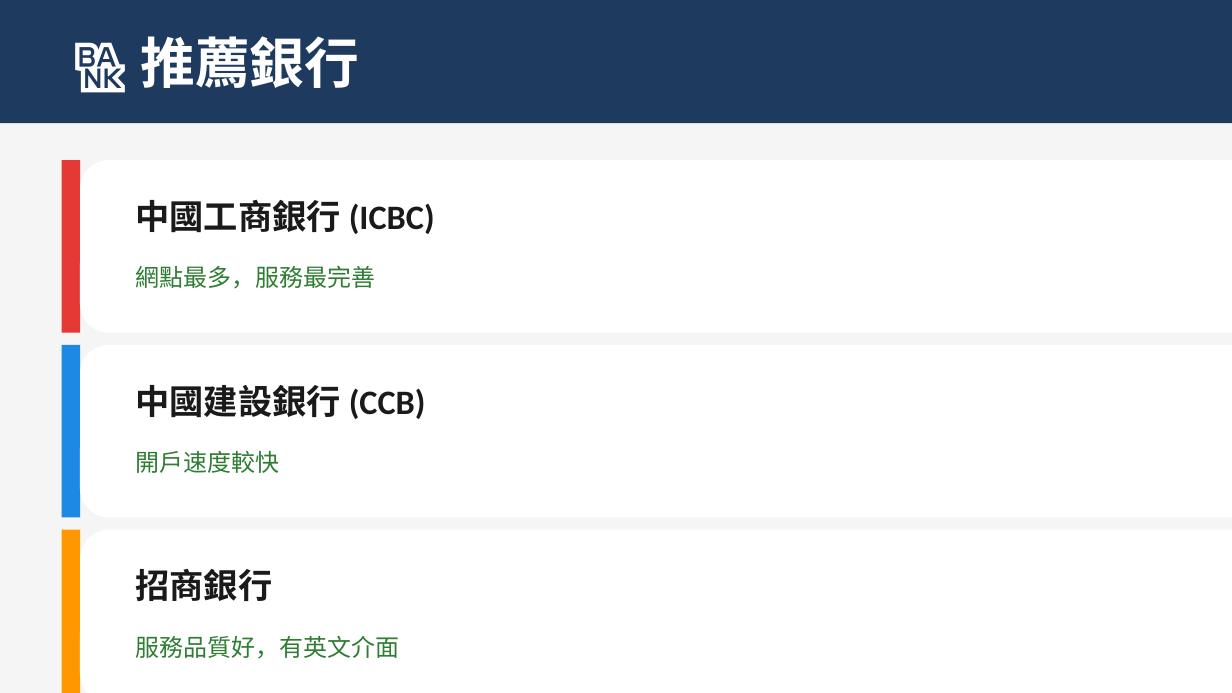
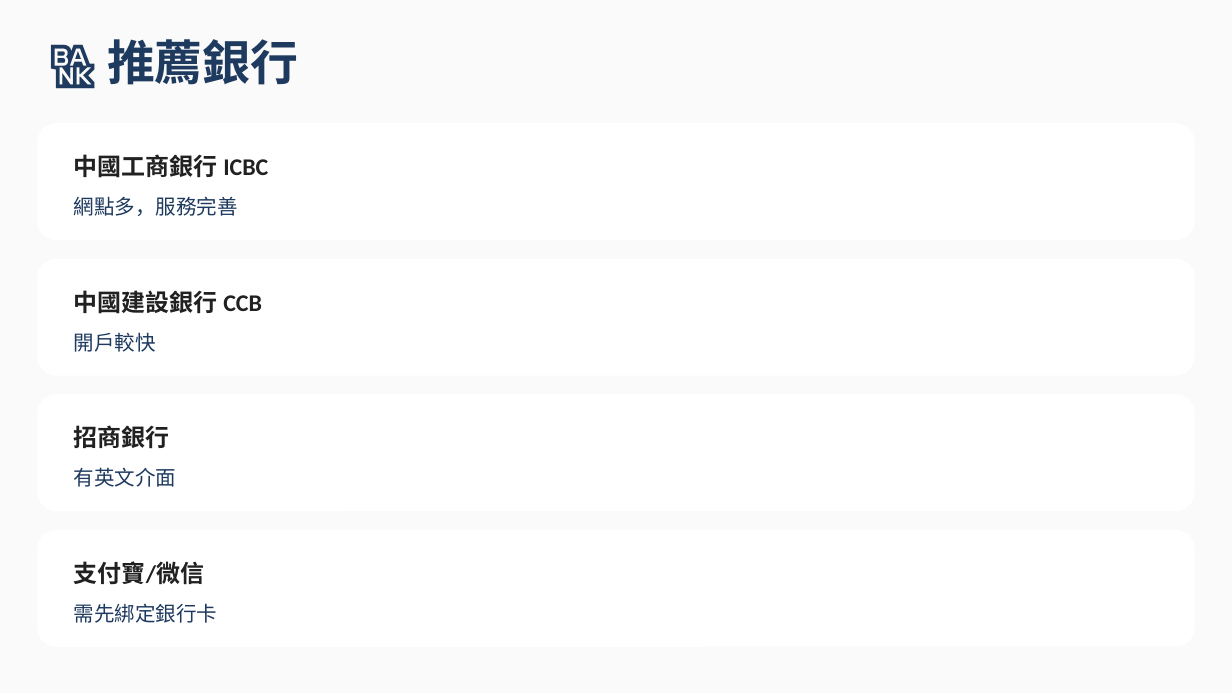
Before and after one commit to terryyehai/hongloumeng-reader, a slide deck: slide 3 of bank-account-guide.pptx. Drawn at 1232x693 pixels with LibreOffice and Linux fonts; fonts in the diff are those of the drawing. Boxes give left, top, right and bottom in pixels: in the first picture for what was removed or moved away, otherwise in the second. Text is boxed around its words. In the diff, an @@ line names an element or a change of style, - is before the commit and + after.

```diff
--- a/bank-account-guide.pptx
+++ b/bank-account-guide.pptx
@@ background #F5F5F5 to #FAFAFA @@
@@ rectangle removed at (0, 0, 1232, 123) @@
@@ text "🏦 推薦銀行": place and size @@
-text "🏦 推薦銀行" at (140, 36, 359, 88)
+text "🏦 推薦銀行" at (107, 39, 298, 85)
@@ text "🏦 推薦銀行" at (107, 39, 298, 85): size 32 to 28 pt, text colour #FFFFFF to #1E3A5F @@
@@ rounded rectangle: place and size @@
-rounded rectangle at (80, 160, 1232, 333)
+rounded rectangle at (37, 123, 1195, 240)
@@ rectangle removed at (62, 160, 80, 333) @@
@@ text at (74, 154, 268, 178): text changed; size 20 to 14 pt; text colour #1A1A1A to #212121 @@
-中國工商銀行 (ICBC)
+中國工商銀行 ICBC
@@ text at (74, 196, 238, 216): text changed; size 14 to 12 pt; text colour #2E7D32 to #1E3A5F @@
-網點最多，服務最完善
+網點多，服務完善
@@ rounded rectangle added at (37, 259, 1195, 376), fill #FFFFFF @@
@@ text added at (74, 290, 262, 314), 14 pt, text #212121, bold @@
+中國建設銀行 CCB
@@ rectangle removed at (62, 345, 80, 517) @@
@@ text at (74, 332, 156, 352): text changed; size 14 to 12 pt; text colour #2E7D32 to #1E3A5F @@
-開戶速度較快
+開戶較快
@@ rounded rectangle: place and size @@
-rounded rectangle at (80, 345, 1232, 517)
+rounded rectangle at (37, 394, 1195, 511)
@@ text at (74, 425, 170, 448): text changed; size 20 to 14 pt; text colour #1A1A1A to #212121 @@
-中國建設銀行 (CCB)
+招商銀行
@@ text at (74, 467, 177, 487): text changed; size 14 to 12 pt; text colour #2E7D32 to #1E3A5F @@
-服務品質好，有英文介面
+有英文介面
@@ rounded rectangle: place and size @@
-rounded rectangle at (80, 530, 1232, 693)
+rounded rectangle at (37, 530, 1195, 647)
@@ rectangle removed at (62, 530, 80, 693) @@
@@ text added at (74, 561, 204, 585), 14 pt, text #212121, bold @@
+支付寶/微信
@@ text at (74, 603, 218, 623): text changed; size 20 to 12 pt; text colour #1A1A1A to #1E3A5F; bold off @@
-招商銀行
+需先綁定銀行卡
```
Also in this commit, not shown: 5 other slides changed, 1 slide added, 1 slide removed.
